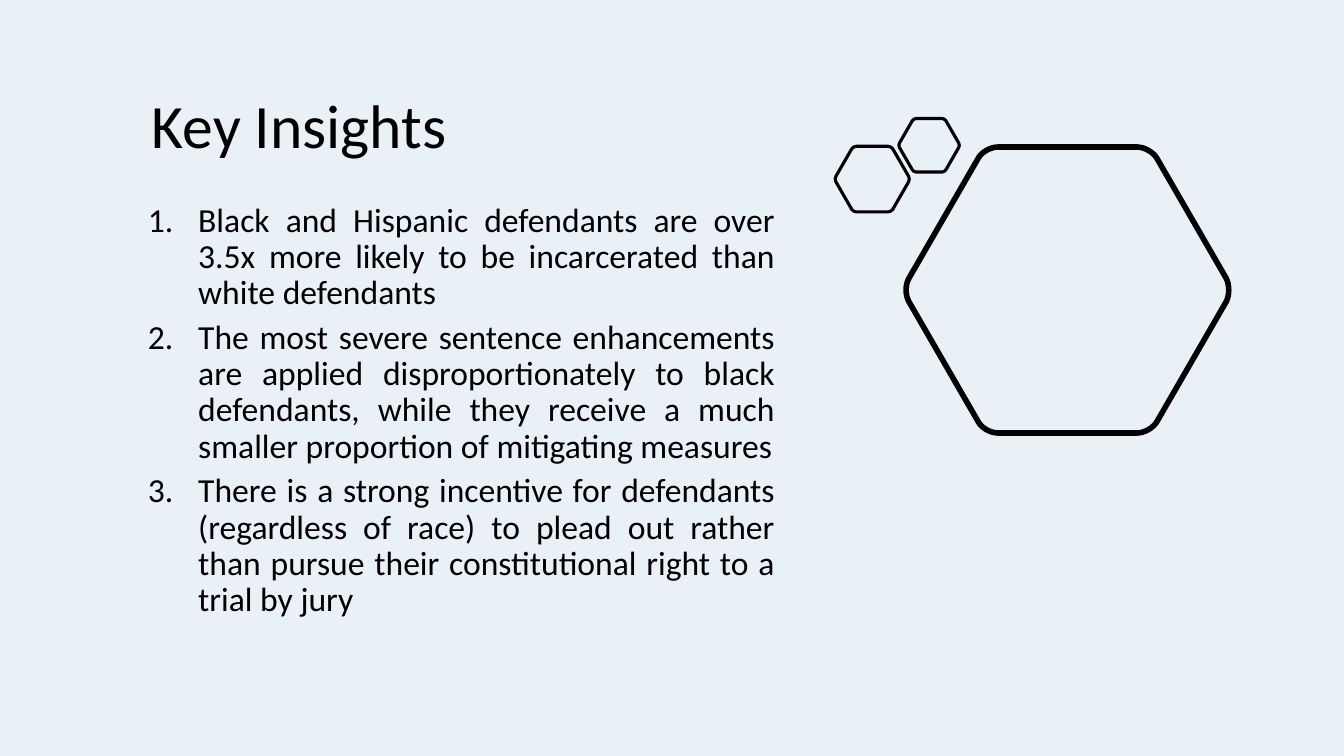
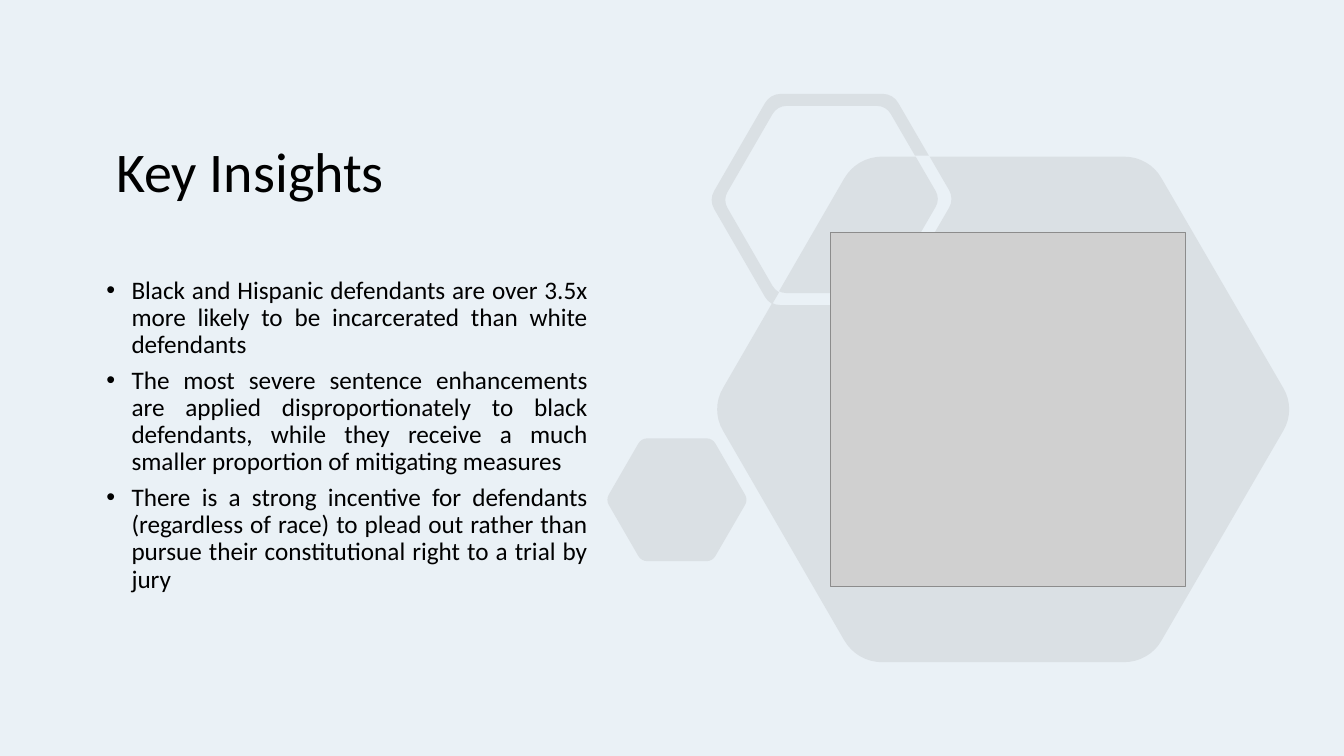
Before and after one commit to jenwhitson/sentencing_project, a slide deck: slide 18 of Presentation.pptx. Drawn at 1344x756 pixels with LibreOffice and Linux fonts; fonts in the diff are those of the drawing; grey boxes stand for pictures. Boxes give left, top, right and bottom in pixels: in the first picture for what was removed or moved away, otherwise in the second. Text is boxed around its words. In the diff, an @@ line names an element or a change of style, - is before the commit and + after.

Commit message:
updated formatting

```diff
--- a/Presentation.pptx
+++ b/Presentation.pptx
@@ title "Key Insights": place and size @@
-title "Key Insights" at [152,105,447,159]
+title "Key Insights" at [116,153,384,202]
@@ title "Key Insights" at [116,153,384,202]: size 44 to 40 pt; vertical alignment top to middle @@
@@ freeform shape added at [608,94,1290,662], fill #808080 at 15% opacity @@
@@ freeform shape removed at [899,119,960,172] @@
@@ freeform shape removed at [835,146,909,212] @@
@@ freeform shape removed at [906,147,1229,434] @@
@@ picture added at [831,232,1186,587] @@
@@ text "Black and Hispanic defendants are ...": place and size @@
-text "Black and Hispanic defendants are ..." at [198,208,775,617]
+text "Black and Hispanic defendants are ..." at [132,281,588,593]
@@ text "Black and Hispanic defendants are ..." at [132,281,588,593]: size 24 to 18 pt; bullet 1. to • @@
```
Also in this commit, not shown: 3 other slides changed.
